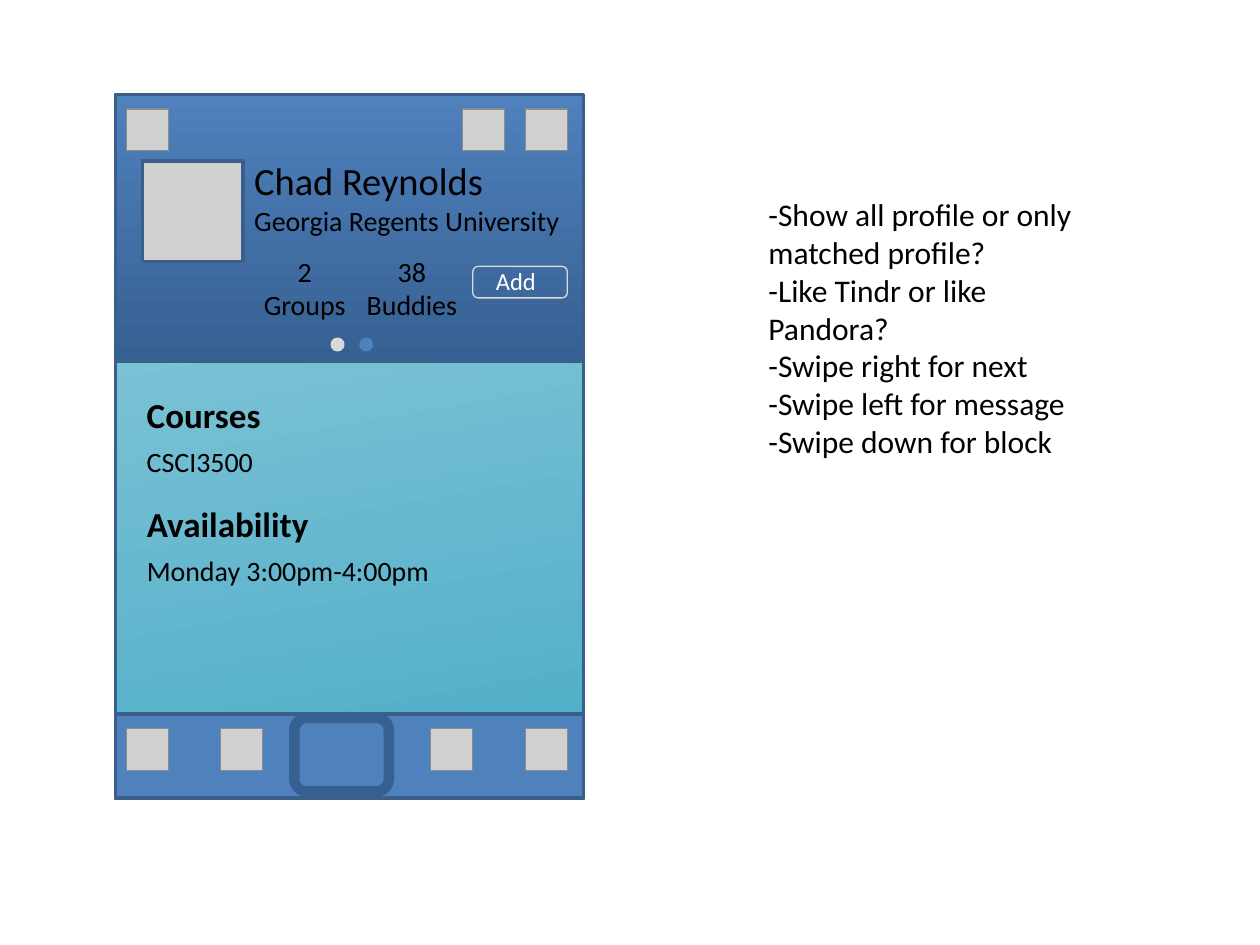
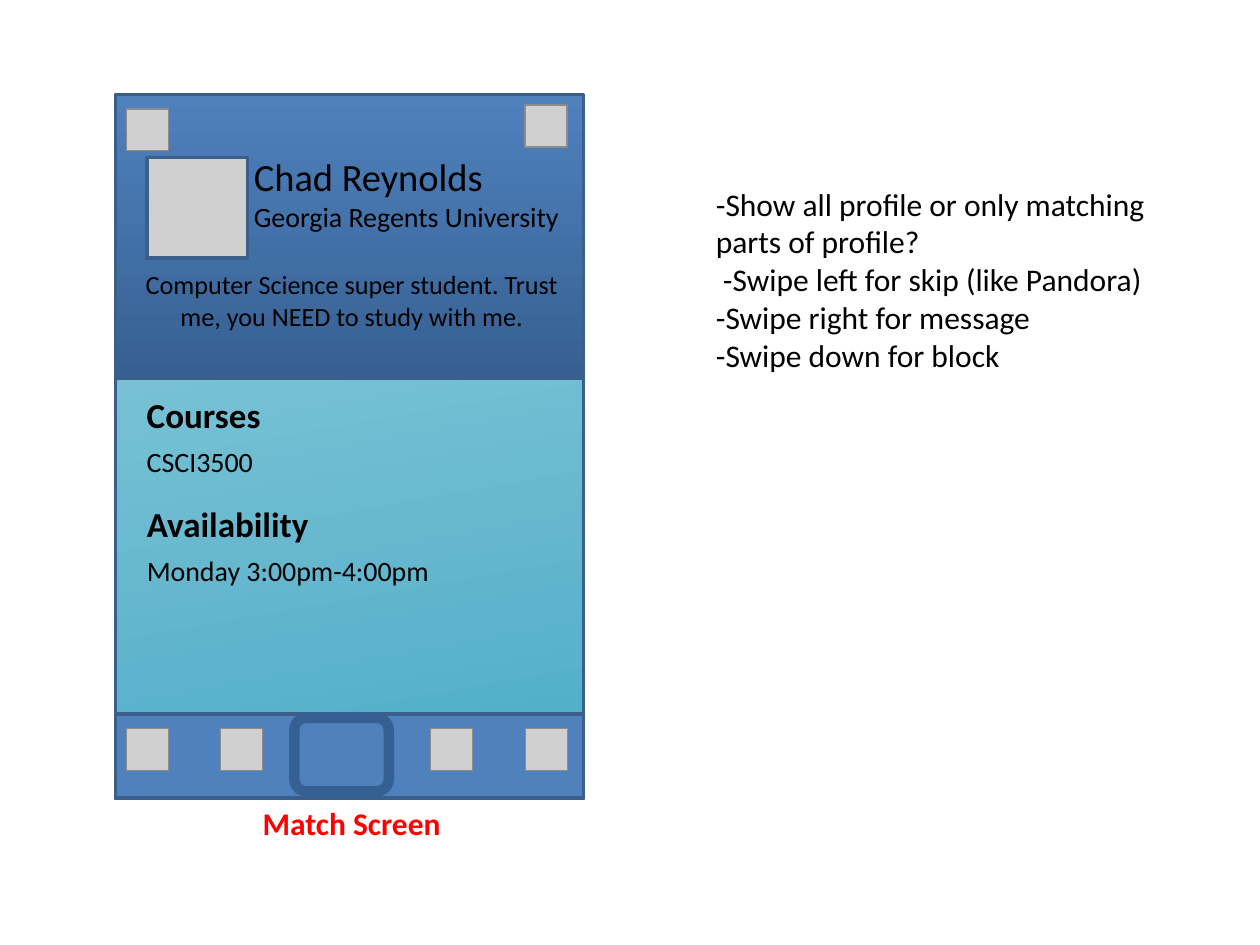
Before and after one commit to Cjreynol-zz/Study-Bear, a slide deck: slide 16 of docs/mock-ups/Mock-ups.pptx (slide 4 before the commit). Drawn at 1260x945 pixels with LibreOffice and Linux fonts; fonts in the diff are those of the drawing; grey boxes stand for pictures. Boxes give left, top, right and bottom in pixels: in the first picture for what was removed or moved away, otherwise in the second. Text is boxed around its words. In the diff, an @@ line names an element or a change of style, - is before the commit and + after.

Commit message:
Updated mockups and Darcie's use cases– Woohoo!

```diff
--- a/docs/mock-ups/Mock-ups.pptx
+++ b/docs/mock-ups/Mock-ups.pptx
@@ rectangle: place and size @@
-rectangle at box(116, 94, 585, 360)
+rectangle at box(116, 94, 585, 378)
@@ rectangle removed at box(116, 94, 585, 360) @@
@@ picture: place and size @@
-picture at box(462, 108, 504, 150)
+picture at box(525, 105, 567, 146)
@@ picture removed at box(525, 108, 567, 150) @@
@@ text "Chad Reynolds" rewrapped from box(254, 168, 549, 236) to box(254, 164, 559, 232) @@
@@ picture: place and size @@
-picture at box(142, 161, 243, 262)
+picture at box(147, 158, 248, 258)
@@ text removed at box(254, 173, 559, 236) @@
-Darcie
-Georgia Regents University
@@ text "-Show all profile or only ...": place and size @@
-text "-Show all profile or only ..." at box(768, 204, 1072, 458)
+text "-Show all profile or only ..." at box(716, 194, 1144, 372)
@@ text at box(716, 194, 1144, 335): text changed @@
--Show all profile or only matched profile?
--Like Tindr or like Pandora?
--Swipe right for next
--Swipe left for message
+-Show all profile or only matching parts of profile?
+-Swipe left for skip (like Pandora)
+-Swipe right for message
@@ text removed at box(284, 264, 356, 314) @@
-2
-Groups
@@ text removed at box(372, 263, 451, 314) @@
-38
-Buddies
@@ rounded rectangle removed at box(465, 253, 556, 301) @@
@@ rounded rectangle removed at box(472, 266, 567, 297) @@
@@ text removed at box(484, 265, 530, 290) @@
-Add
@@ text added at box(146, 276, 558, 330), 15 pt, text #000000 @@
+Computer Science super student. Trust me, you NEED to study with me.
@@ text removed at box(264, 297, 346, 320) @@
-2
-Groups
@@ text removed at box(367, 295, 457, 315) @@
-38
-Buddies
@@ text removed at box(496, 273, 536, 290) @@
-Add
@@ ellipse removed at box(333, 339, 343, 349) @@
@@ ellipse removed at box(362, 339, 372, 349) @@
@@ text added at box(263, 813, 440, 836), 18 pt, text #FF0000, bold @@
+Match Screen
```
Also in this commit, not shown: 3 other slides changed, 12 slides added, 1 other file.
